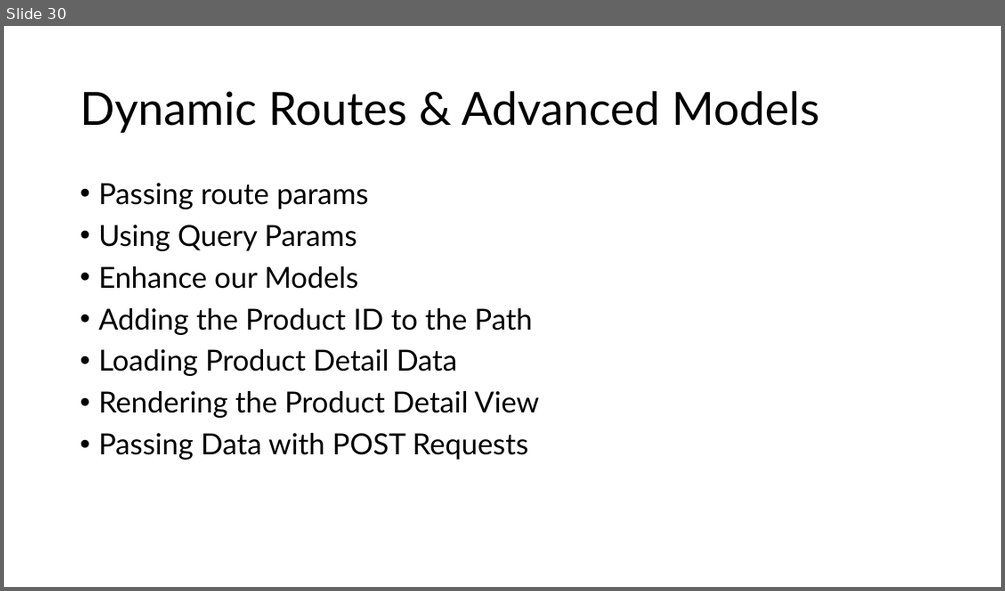
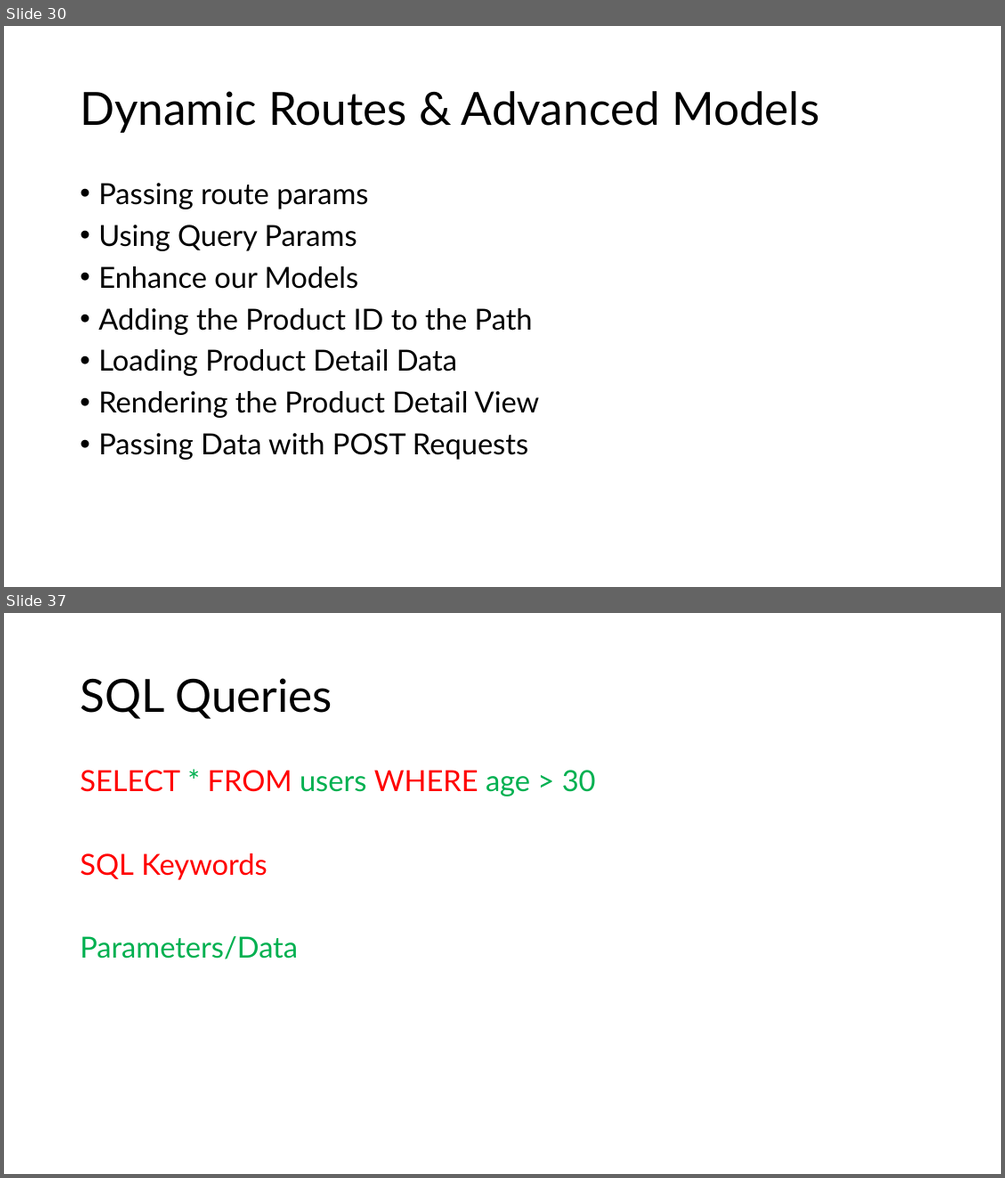
Before and after one commit to PiyushChaturvedii/Batch06, a slide deck: Node/node.pptx. Shown one above the other, each under a label of ours: slide 30 before the commit, slides 30 and 37 after it; the slides between them are not shown. The pictures are 1005x591 and 1005x1178 pixels, drawn with LibreOffice and Linux fonts; fonts in the diff are those of the drawing. Boxes give left, top, right and bottom in pixels: in the first picture for what was removed or moved away, otherwise in the second. Text is boxed around its words. In the diff, an @@ line names an element or a change of style, - is before the commit and + after.

```diff
--- a/Node/node.pptx
+++ b/Node/node.pptx
@@ slide 37 added at [4, 613, 1001, 1174], background #FFFFFF @@
@@ title added at [80, 678, 332, 719], 44 pt, text #000000 @@
+SQL Queries
@@ text added at [80, 770, 596, 959], 28 pt, text #00B050 @@
+SELECT * FROM users WHERE age > 30
+SQL Keywords
+Parameters/Data
```
Also in this commit, not shown: 1 slide changed, 9 other slides added, 35 other files.
